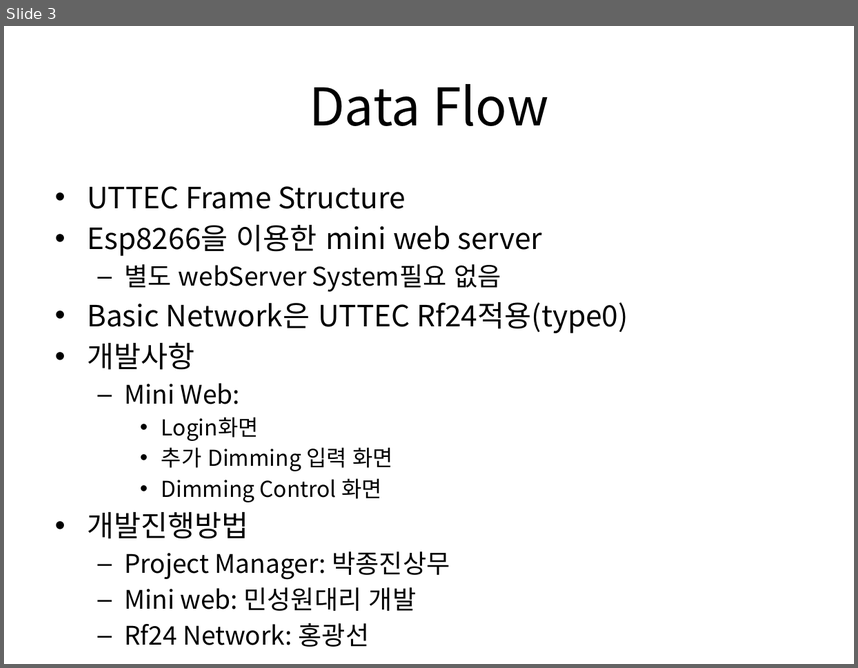
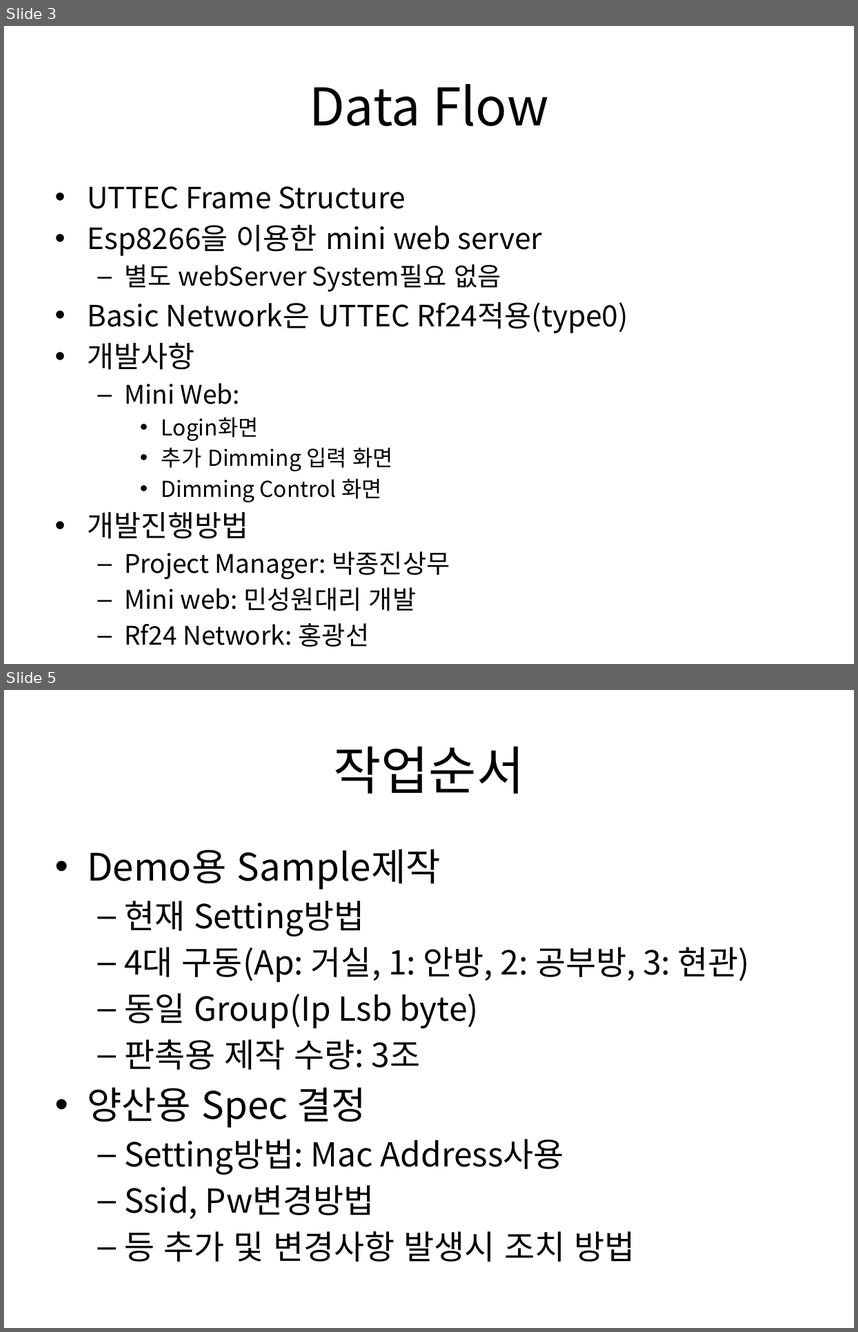
Before and after one commit to ihong9059/esp8266, a slide deck: source/wifiWebLedDimmer/wifiWebLedDimmerSystem.pptx. Shown one above the other, each under a label of ours: slide 3 before the commit, slides 3 and 5 after it; the slides between them are not shown. The pictures are 858x668 and 858x1332 pixels, drawn with LibreOffice and Linux fonts; fonts in the diff are those of the drawing. Boxes give left, top, right and bottom in pixels: in the first picture for what was removed or moved away, otherwise in the second. Text is boxed around its words. In the diff, an @@ line names an element or a change of style, - is before the commit and + after.

```diff
--- a/source/wifiWebLedDimmer/wifiWebLedDimmerSystem.pptx
+++ b/source/wifiWebLedDimmer/wifiWebLedDimmerSystem.pptx
@@ slide 5 added at bbox=[4, 690, 854, 1328], background #FFFFFF @@
@@ title added at bbox=[333, 746, 524, 793], 44 pt, text #000000 @@
+작업순서
@@ text added at bbox=[87, 849, 750, 1261], 28 pt, text #000000 @@
+• Demo용 Sample제작
+  – 현재 Setting방법
+  – 4대 구동(Ap: 거실, 1: 안방, 2: 공부방, 3: 현관)
+  – 동일 Group(Ip Lsb byte)
+  – 판촉용 제작 수량: 3조
+• 양산용 Spec 결정
+  – Setting방법: Mac Address사용
+  – Ssid, Pw변경방법
+  – 등 추가 및 변경사항 발생시 조치 방법
```
Also in this commit, not shown: 2 slides changed, 12 other files.
